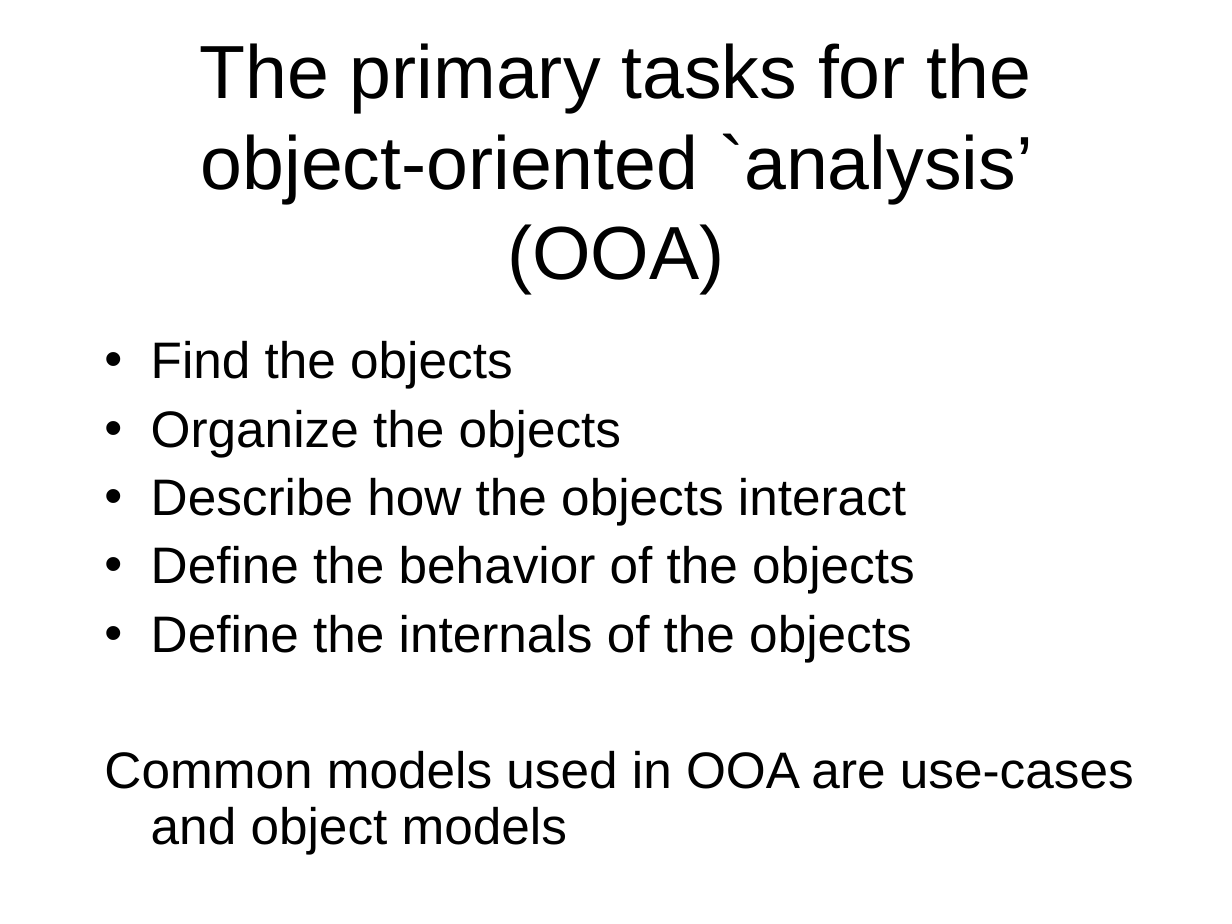
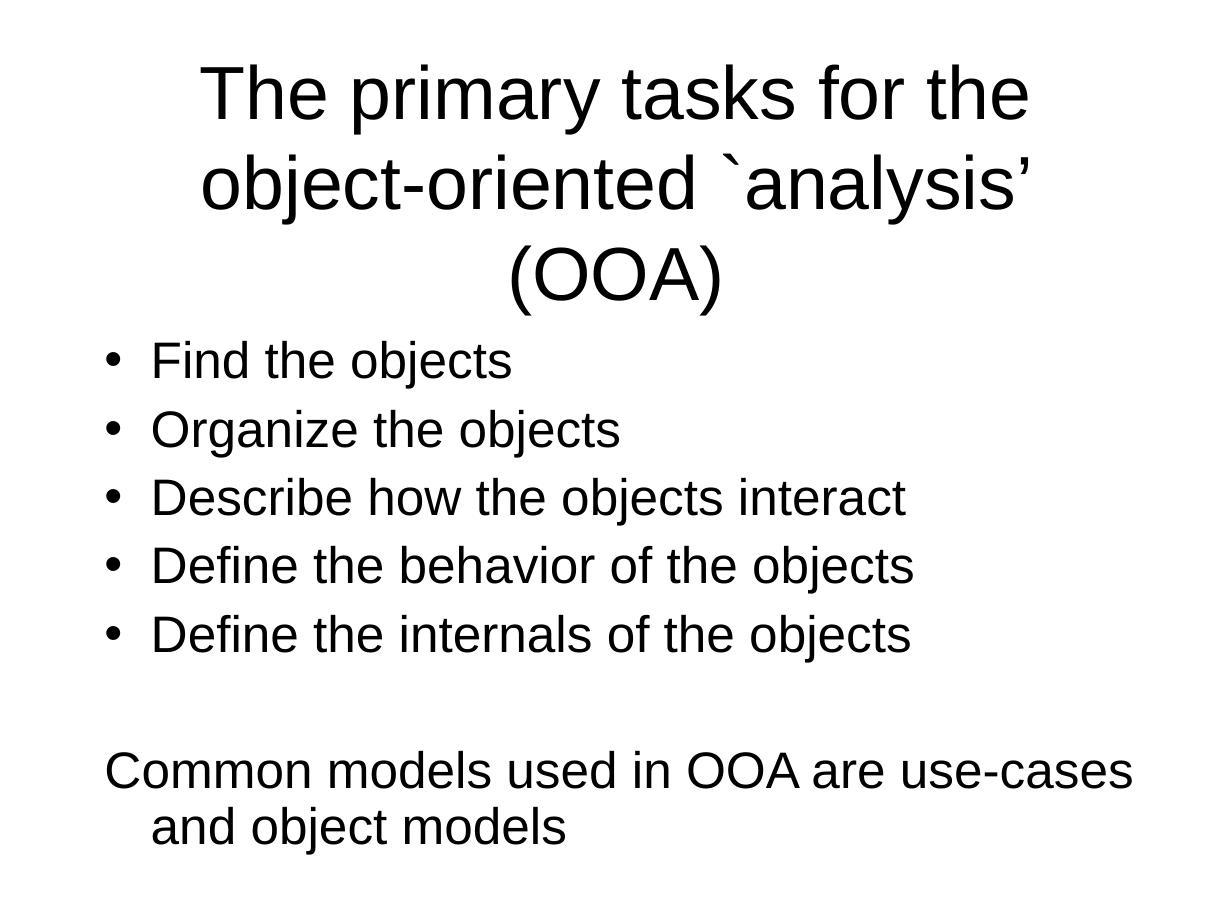
Before and after one commit to octaviordz/zjnu2017.github.io, a slide deck: slide 13 of OOAD/lectures/010--Introduction.ppt. Drawn at 1232x924 pixels with LibreOffice and Linux fonts; fonts in the diff are those of the drawing. Boxes give left, top, right and bottom in pixels: in the first picture for what was removed or moved away, otherwise in the second. Text is boxed around its words. In the diff, an @@ line names an element or a change of style, - is before the commit and + after.

```diff
--- a/OOAD/lectures/010--Introduction.ppt
+++ b/OOAD/lectures/010--Introduction.ppt
@@ title "The primary tasks for the ...": place and size @@
-title "The primary tasks for the ..." at bbox=[199, 43, 1033, 293]
+title "The primary tasks for the ..." at bbox=[199, 64, 1033, 314]
```
Also in this commit, not shown: 1 other slide changed, 3 slides added, 1 other file.
